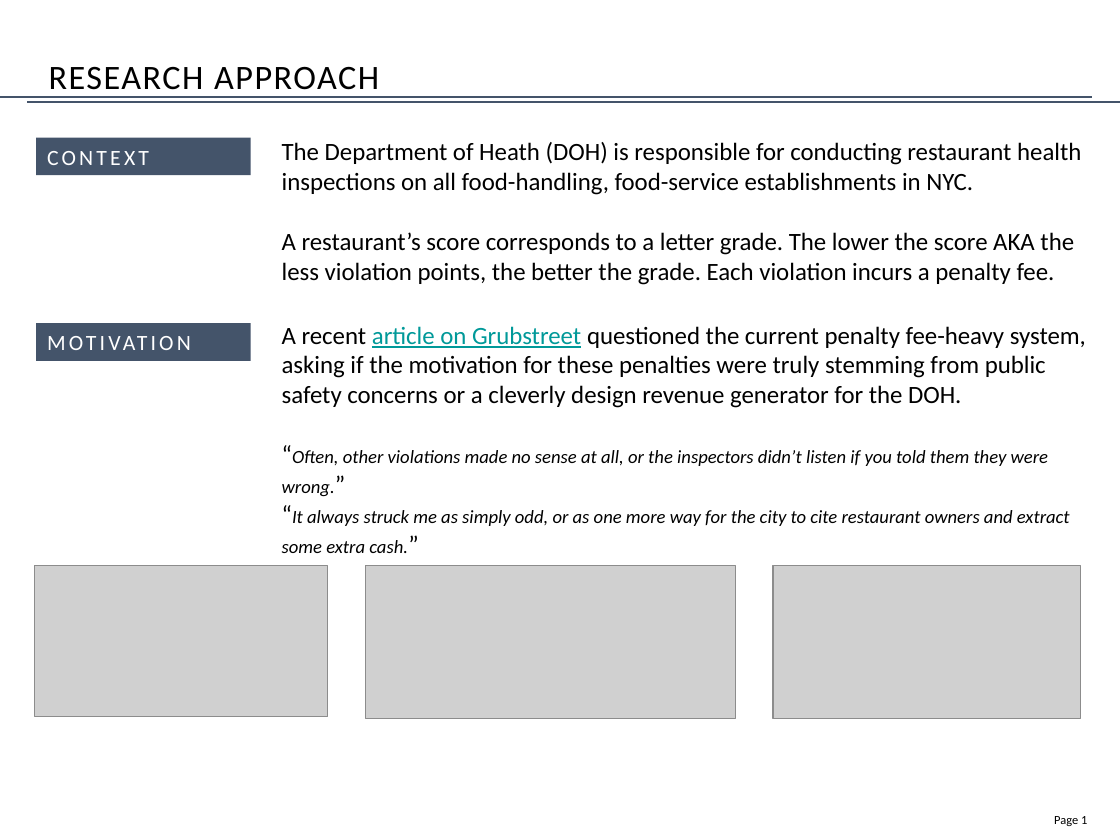
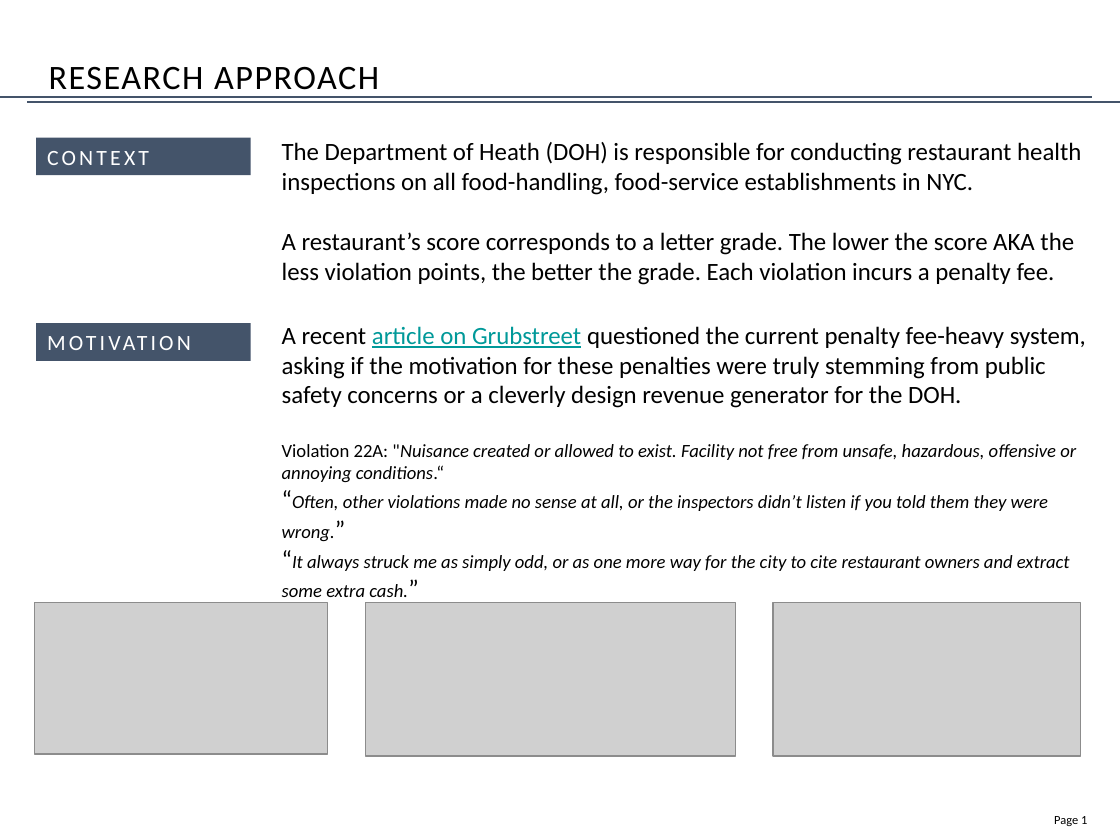
Before and after one commit to jennysueee/DOH_Project, a slide deck: slide 2 of DOH Presentation.pptx. Drawn at 1120x840 pixels with LibreOffice and Linux fonts; fonts in the diff are those of the drawing; grey boxes stand for pictures. Boxes give left, top, right and bottom in pixels: in the first picture for what was removed or moved away, otherwise in the second. Text is boxed around its words. In the diff, an @@ line names an element or a change of style, - is before the commit and + after.

```diff
--- a/DOH Presentation.pptx
+++ b/DOH Presentation.pptx
@@ text at [282, 444, 1076, 482]: paragraph added @@
+Violation 22A: "Nuisance created or allowed to exist. Facility not free from unsafe, hazardous, offensive or annoying conditions.“
@@ 3 pictures: place and size @@
-3 pictures at [35, 566, 1080, 719]
+3 pictures at [35, 603, 1080, 756]
```
Also in this commit, not shown: 1 other slide changed.
